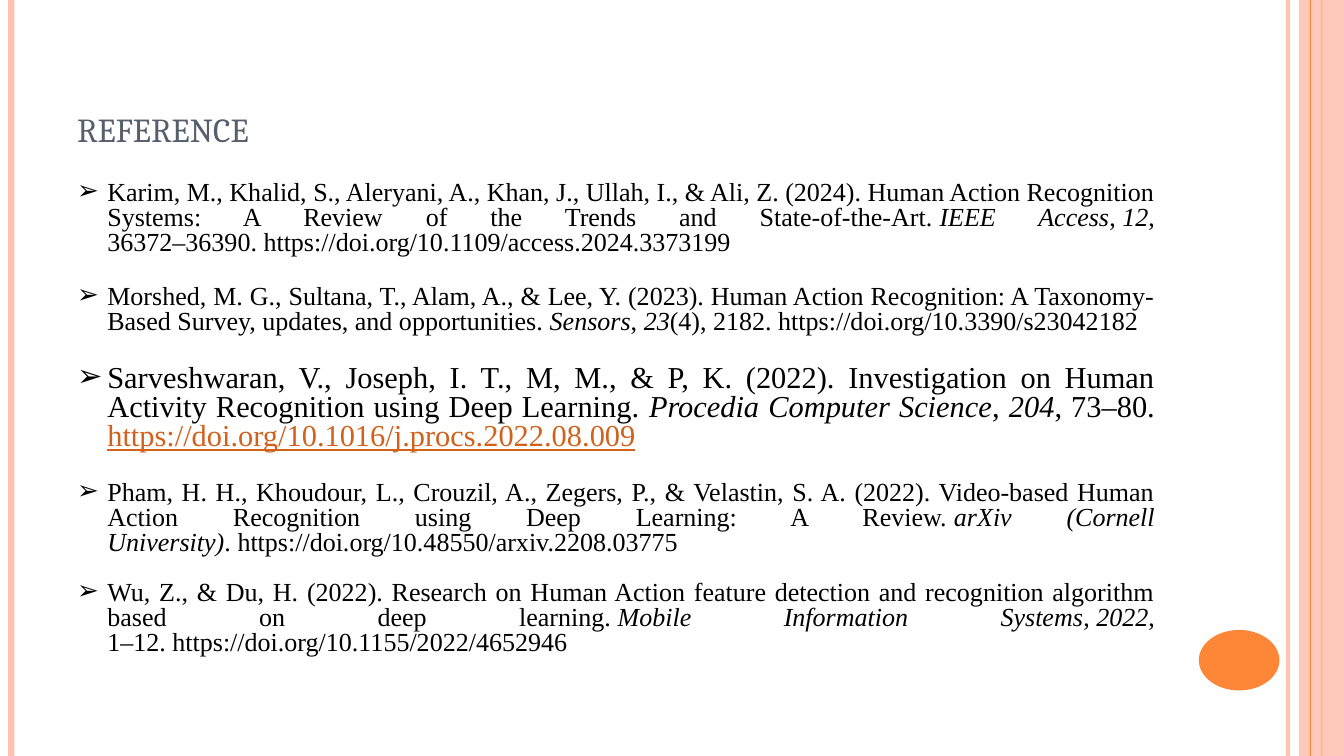
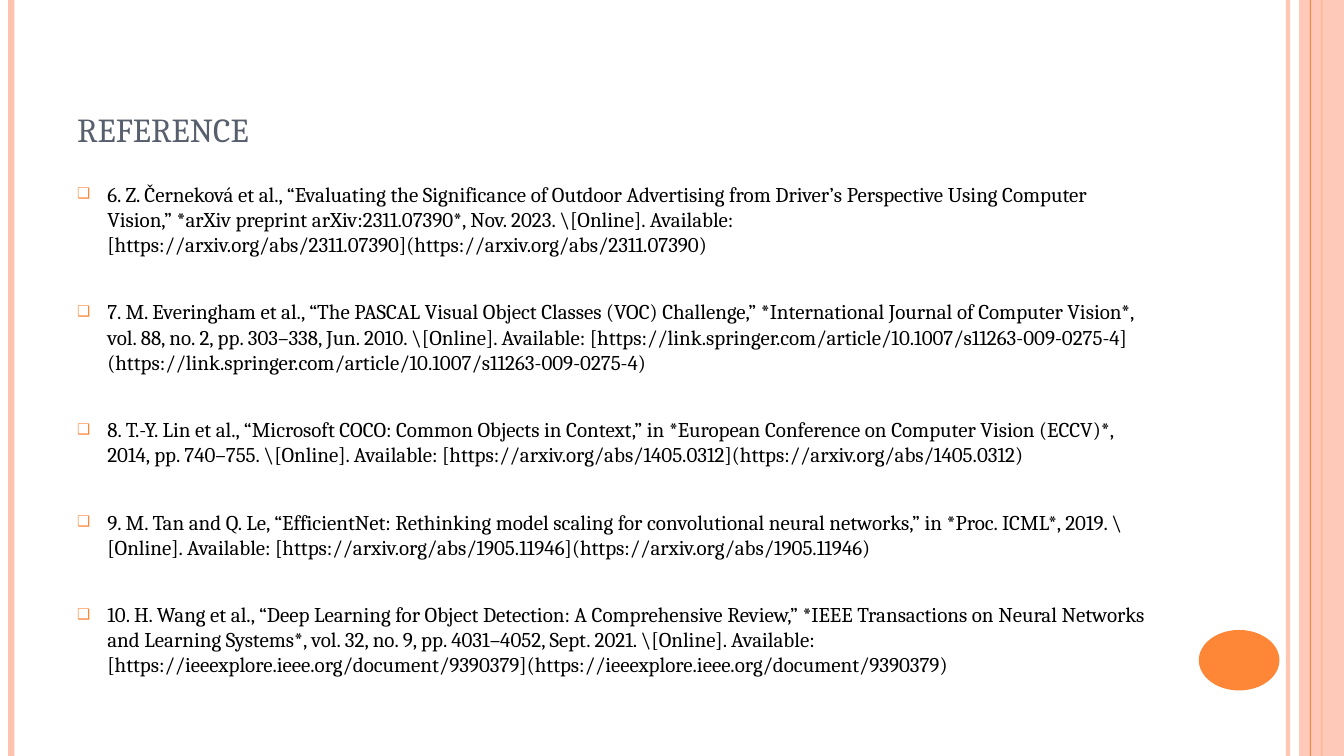
Before and after one commit to karthikeya-goud/Mini_project, a slide deck: slide 18 of B10 PRC 3.pptx (slide 21 before the commit). Drawn at 1344x756 pixels with LibreOffice and Linux fonts; fonts in the diff are those of the drawing. Boxes give left, top, right and bottom in pixels: in the first picture for what was removed or moved away, otherwise in the second. Text is boxed around its words. In the diff, an @@ line names an element or a change of style, - is before the commit and + after.

```diff
--- a/B10 PRC 3.pptx
+++ b/B10 PRC 3.pptx
@@ text at (107, 184, 1145, 677): text changed; size 18.6 to 15 pt; font Times New Roman to Cambria @@
-➢ Karim, M., Khalid, S., Aleryani, A., Khan, J., Ullah, I., & Ali, Z. (2024). Human Action Recognition Systems: A Review of the Trends and State-of-the-Art. IEEE Access, 12, 36372–36390. https://doi.org/10.1109/access.2024.3373199
-➢ Morshed, M. G., Sultana, T., Alam, A., & Lee, Y. (2023). Human Action Recognition: A Taxonomy-Based Survey, updates, and opportunities. Sensors, 23(4), 2182. https://doi.org/10.3390/s23042182
-➢ Sarveshwaran, V., Joseph, I. T., M, M., & P, K. (2022). Investigation on Human Activity Recognition using Deep Learning. Procedia Computer Science, 204, 73–80. https://doi.org/10.1016/j.procs.2022.08.009
-➢ Pham, H. H., Khoudour, L., Crouzil, A., Zegers, P., & Velastin, S. A. (2022). Video-based Human Action Recognition using Deep Learning: A Review. arXiv (Cornell University). https://doi.org/10.48550/arxiv.2208.03775
-➢ Wu, Z., & Du, H. (2022). Research on Human Action feature detection and recognition algorithm based on deep learning. Mobile Information Systems, 2022, 1–12. https://doi.org/10.1155/2022/4652946
+❑ 6. Z. Černeková et al., “Evaluating the Significance of Outdoor Advertising from Driver’s Perspective Using Computer Vision,” *arXiv preprint arXiv:2311.07390*, Nov. 2023. \[Online]. Available: [https://arxiv.org/abs/2311.07390](https://arxiv.org/abs/2311.07390)
+❑ 7. M. Everingham et al., “The PASCAL Visual Object Classes (VOC) Challenge,” *International Journal of Computer Vision*, vol. 88, no. 2, pp. 303–338, Jun. 2010. \[Online]. Available: [https://link.springer.com/article/10.1007/s11263-009-0275-4](https://link.springer.com/article/10.1007/s11263-009-0275-4)
+❑ 8. T.-Y. Lin et al., “Microsoft COCO: Common Objects in Context,” in *European Conference on Computer Vision (ECCV)*, 2014, pp. 740–755. \[Online]. Available: [https://arxiv.org/abs/1405.0312](https://arxiv.org/abs/1405.0312)
+❑ 9. M. Tan and Q. Le, “EfficientNet: Rethinking model scaling for convolutional neural networks,” in *Proc. ICML*, 2019. \[Online]. Available: [https://arxiv.org/abs/1905.11946](https://arxiv.org/abs/1905.11946)
+❑ 10. H. Wang et al., “Deep Learning for Object Detection: A Comprehensive Review,” *IEEE Transactions on Neural Networks and Learning Systems*, vol. 32, no. 9, pp. 4031–4052, Sept. 2021. \[Online]. Available: [https://ieeexplore.ieee.org/document/9390379](https://ieeexplore.ieee.org/document/9390379)
```
Also in this commit, not shown: 15 other slides changed, 3 slides added, 6 slides removed.
